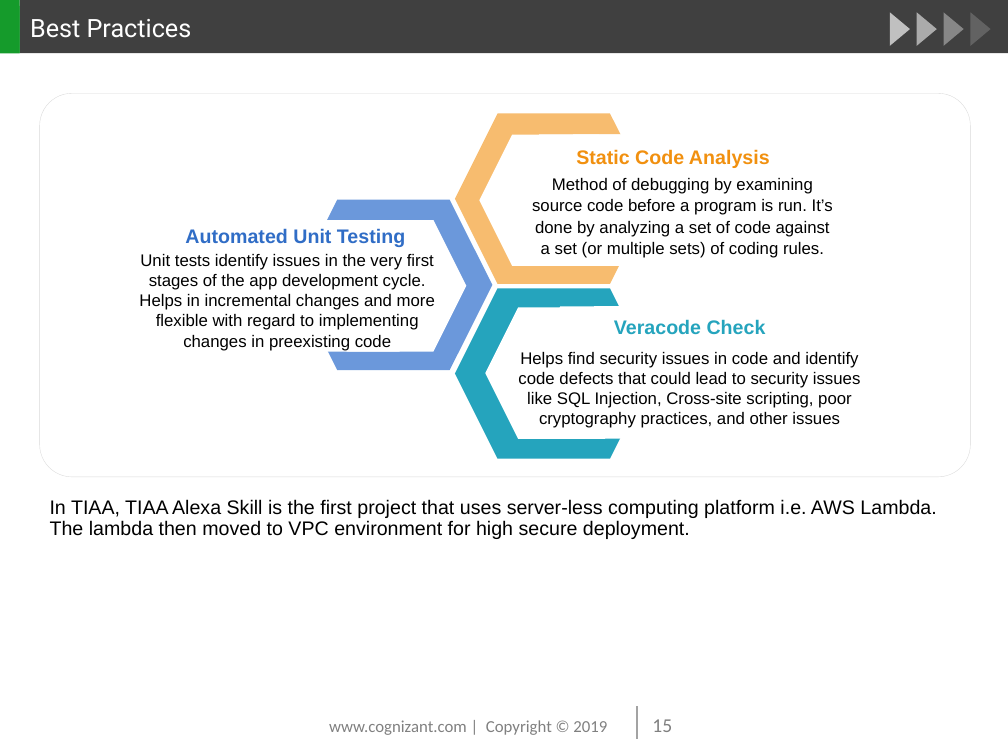
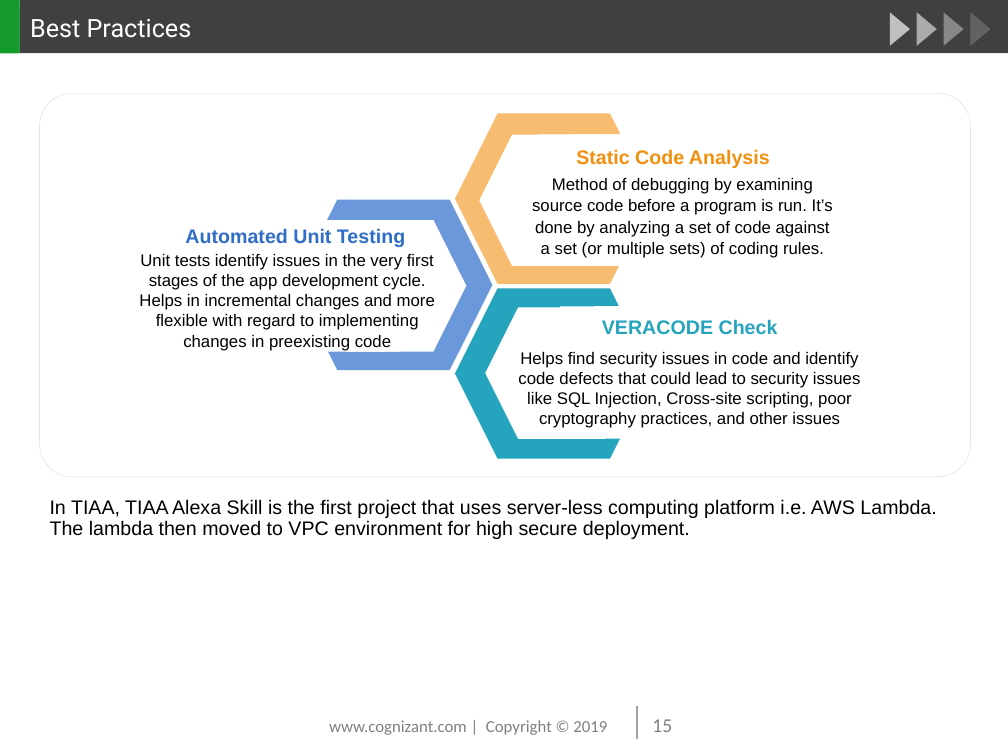
Before and after one commit to beulahmercy/myreact-quiz, a slide deck: slide 15 of TIAA Alexa Skill-PMR July 2019.pptx. Drawn at 1008x756 pixels with LibreOffice and Linux fonts; fonts in the diff are those of the drawing; background and template pictures are left out. Boxes give left, top, right and bottom in pixels: in the first picture for what was removed or moved away, otherwise in the second. Text is boxed around its words. In the diff, an @@ line names an element or a change of style, - is before the commit and + after.

```diff
--- a/TIAA Alexa Skill-PMR July 2019.pptx
+++ b/TIAA Alexa Skill-PMR July 2019.pptx
@@ text at [602,319,778,334]: text changed @@
-Veracode Check
+VERACODE Check
```
Also in this commit, not shown: 1 other slide changed.
